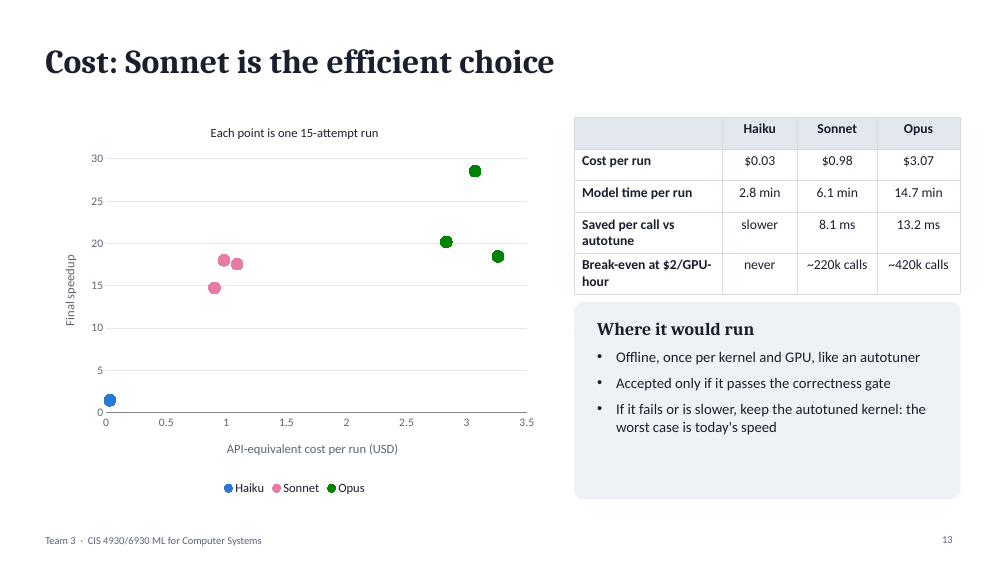
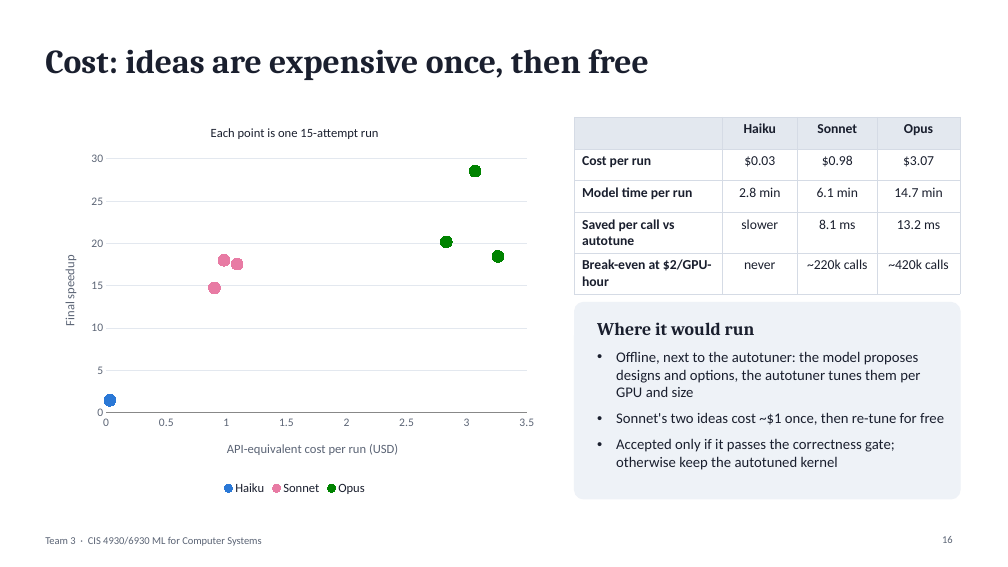
Before and after one commit to katielinge/Nvidia-AI-Kernel, a slide deck: slide 16 of report/Team3_Final_Presentation.pptx (slide 13 before the commit). Drawn at 1008x567 pixels with LibreOffice and Linux fonts; fonts in the diff are those of the drawing. Boxes give left, top, right and bottom in pixels: in the first picture for what was removed or moved away, otherwise in the second. Text is boxed around its words. In the diff, an @@ line names an element or a change of style, - is before the commit and + after.

```diff
--- a/report/Team3_Final_Presentation.pptx
+++ b/report/Team3_Final_Presentation.pptx
@@ title at box(45, 49, 648, 80): text changed @@
-Cost: Sonnet is the efficient choice
+Cost: ideas are expensive once, then free
@@ text at box(616, 351, 944, 470): text changed @@
-• Offline, once per kernel and GPU, like an autotuner
-• Accepted only if it passes the correctness gate
-• If it fails or is slower, keep the autotuned kernel: the worst case is today's speed
+• Offline, next to the autotuner: the model proposes designs and options, the autotuner tunes them per GPU and size
+• Sonnet's two ideas cost ~$1 once, then re-tune for free
+• Accepted only if it passes the correctness gate; otherwise keep the autotuned kernel
```
Also in this commit, not shown: 7 other slides changed, 3 slides added.
